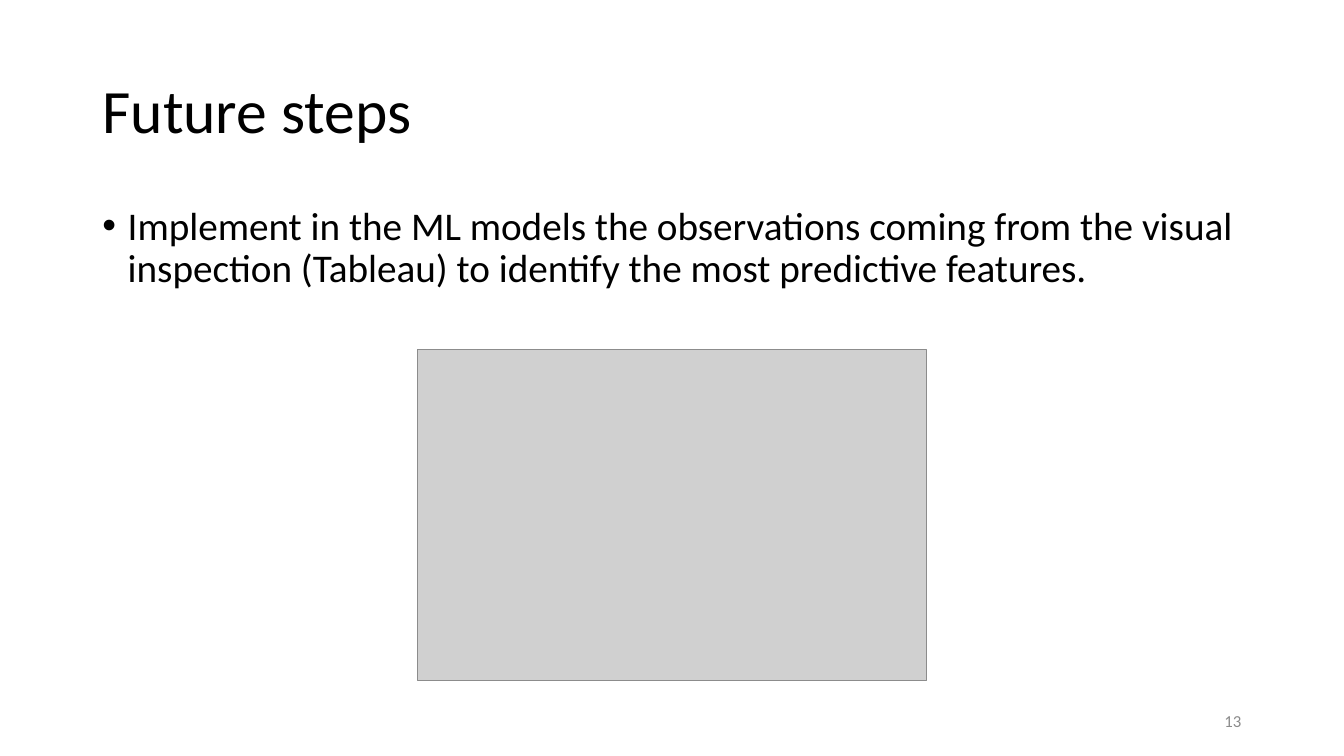
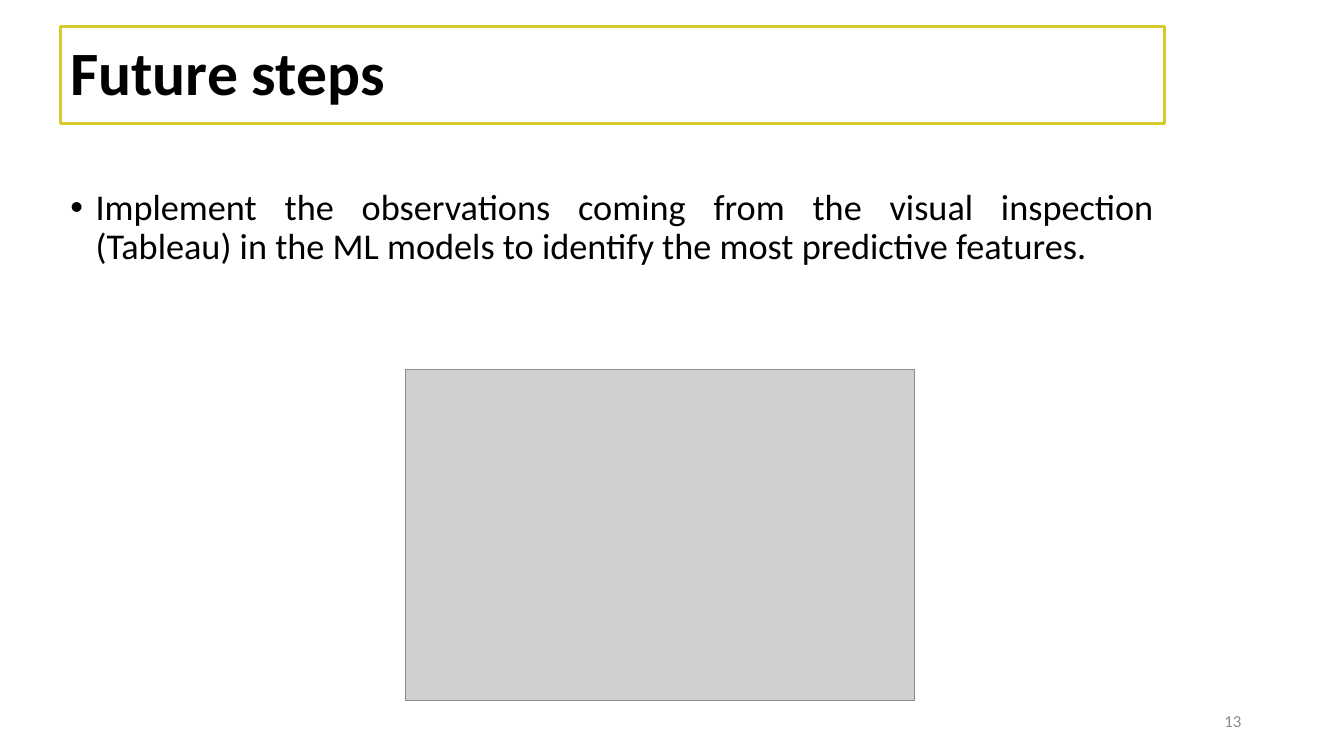
Before and after one commit to federicariva/MidbootcampProject, a slide deck: slide 13 of deliverables/Project_presentation.pptx. Drawn at 1344x756 pixels with LibreOffice and Linux fonts; fonts in the diff are those of the drawing; grey boxes stand for pictures; background and template pictures are left out. Boxes give left, top, right and bottom in pixels: in the first picture for what was removed or moved away, otherwise in the second. Text is boxed around its words. In the diff, an @@ line names an element or a change of style, - is before the commit and + after.

```diff
--- a/deliverables/Project_presentation.pptx
+++ b/deliverables/Project_presentation.pptx
@@ rectangle "Future steps": place and size @@
-rectangle "Future steps" at [102, 93, 411, 143]
+rectangle "Future steps" at [60, 26, 1166, 123]
@@ rectangle "Future steps" at [60, 26, 1166, 123]: bold on; outline none to #D6CA2A 2.25 pt @@
@@ text at [96, 194, 1153, 265]: text changed; size 28 to 25.9 pt @@
-• Implement in the ML models the observations coming from the visual inspection (Tableau) to identify the most predictive features.
+• Implement the observations coming from the visual inspection (Tableau) in the ML models to identify the most predictive features.
@@ picture: place and size @@
-picture at [417, 350, 927, 682]
+picture at [406, 369, 915, 701]
```
Also in this commit, not shown: 11 other slides changed, 1 slide removed, 1 other file.
